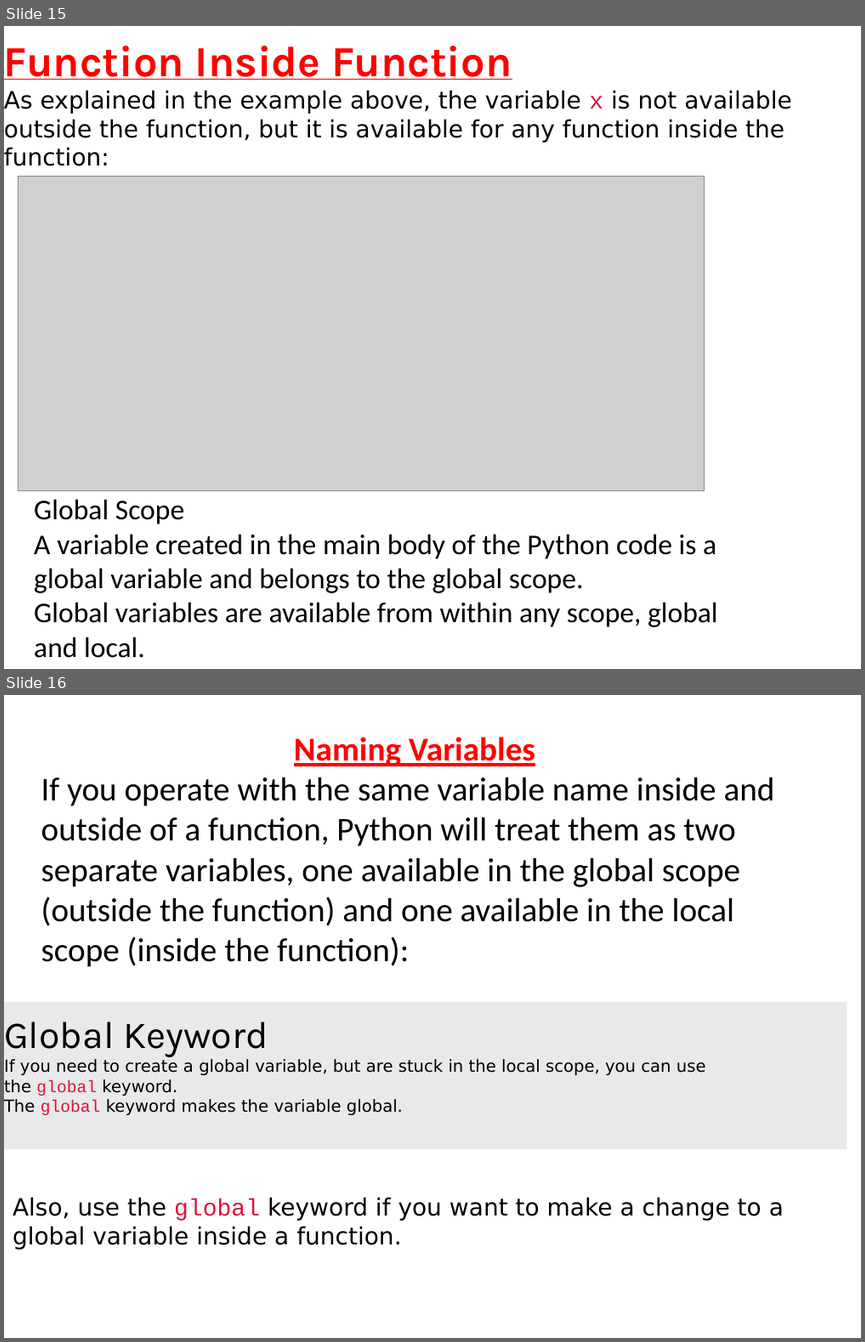
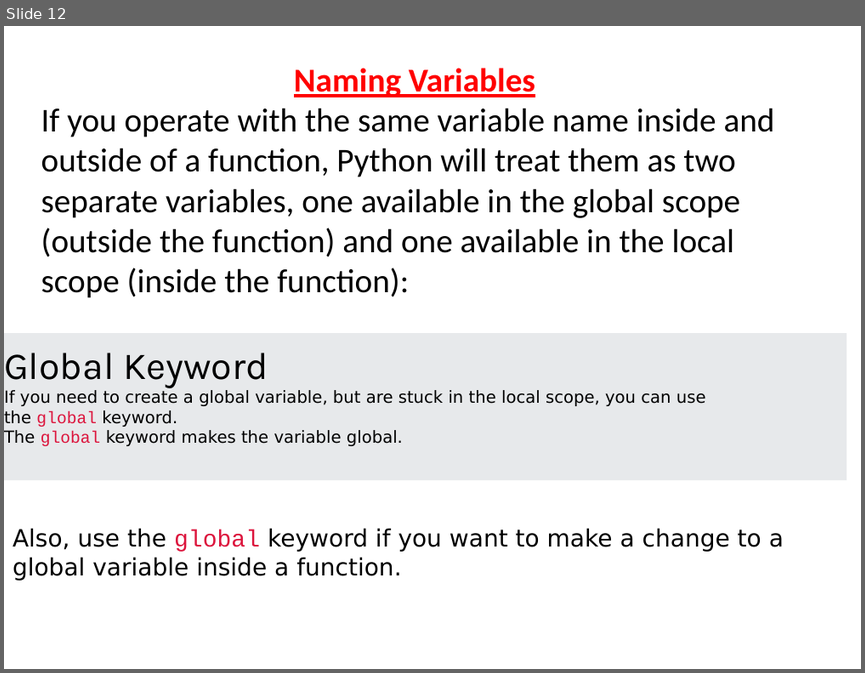
Before and after one commit to Praj-17/Python-Teaching-Slides, a slide deck: UNIT 4 FUNCTIONS.pptx. Shown one above the other, each under a label of ours: slides 15 and 16 before the commit, slide 12 after it. The pictures are 865x1342 and 865x673 pixels, drawn with LibreOffice and Linux fonts; fonts in the diff are those of the drawing; grey boxes stand for pictures. Boxes give left, top, right and bottom in pixels: in the first picture for what was removed or moved away, otherwise in the second. Text is boxed around its words. In the diff, an @@ line names an element or a change of style, - is before the commit and + after.

```diff
--- a/UNIT 4 FUNCTIONS.pptx
+++ b/UNIT 4 FUNCTIONS.pptx
@@ slide 15 removed at <box>4,26,861,669</box>, background #FFFFFF @@
@@ rectangle removed at <box>4,26,861,178</box> @@
-Function Inside Function
-As explained in the example above, the variable x is not available outside the function, but it is available for any function inside the function:
@@ picture removed at <box>18,176,704,491</box> @@
@@ text removed at <box>34,499,718,658</box> @@
-Global Scope
-A variable created in the main body of the Python code is a global variable and belongs to the global scope.
-Global variables are available from within any scope, global and local.
@@ what was slide 16 is now slide 12 @@
```
Also in this commit, not shown: 2 slides changed, 1 slide added, 9 other slides removed, 10 other files.
